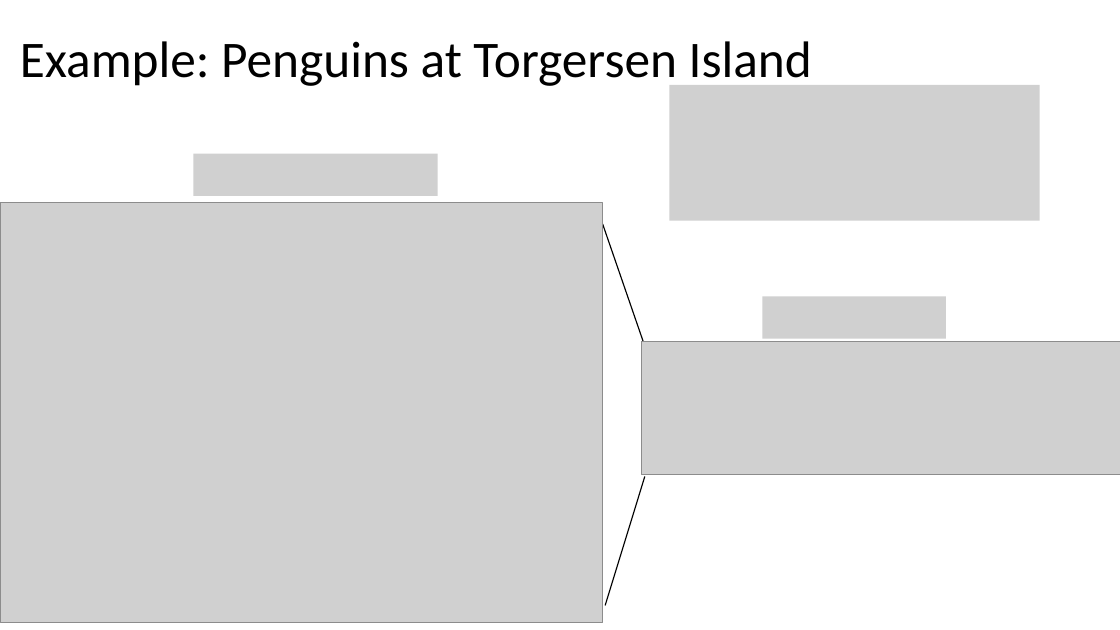
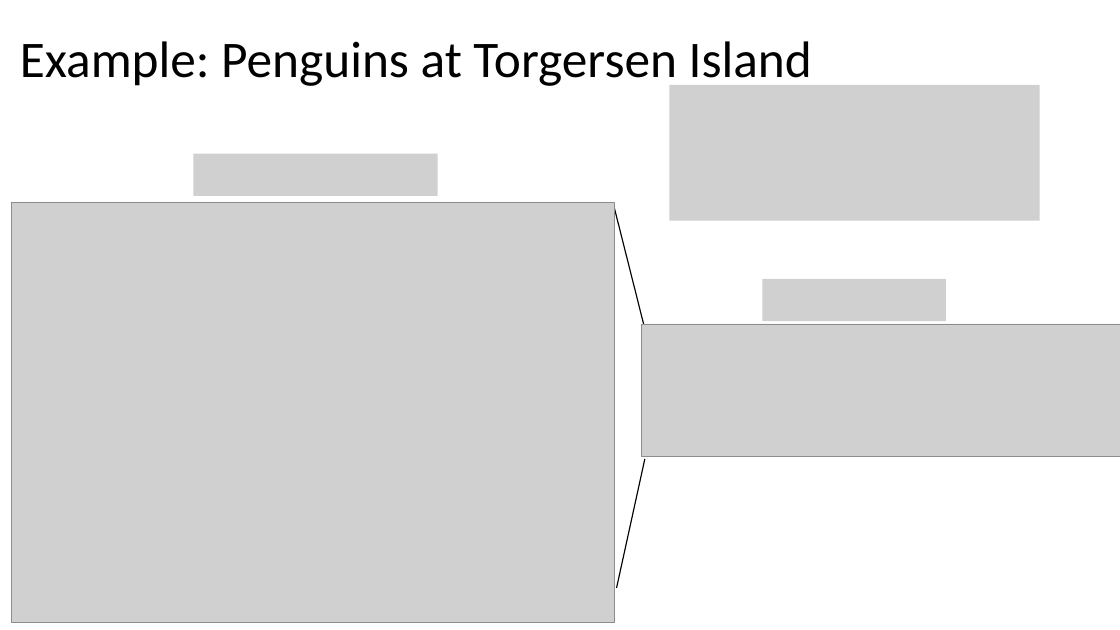
Before and after one commit to Jarred6068/Kvamme_UI_STAT251, a slide deck: slide 7 of docs/lecture_slides/Week 1/Week1_Lecture2_Slides_1_12_2024.pptx (slide 3 before the commit). Drawn at 1120x630 pixels with LibreOffice and Linux fonts; fonts in the diff are those of the drawing; grey boxes stand for pictures. Boxes give left, top, right and bottom in pixels: in the first picture for what was removed or moved away, otherwise in the second. Text is boxed around its words. In the diff, an @@ line names an element or a change of style, - is before the commit and + after.

```diff
--- a/docs/lecture_slides/Week 1/Week1_Lecture2_Slides_1_12_2024.pptx
+++ b/docs/lecture_slides/Week 1/Week1_Lecture2_Slides_1_12_2024.pptx
@@ picture: place and size @@
-picture at [0, 203, 602, 623]
+picture at [12, 203, 614, 623]
@@ line moved from (602, 224) - (645, 346) to (614, 207) - (645, 329) @@
@@ picture: place and size @@
-picture at [763, 297, 946, 339]
+picture at [763, 279, 946, 321]
@@ picture: place and size @@
-picture at [642, 341, 1120, 474]
+picture at [642, 324, 1120, 457]
@@ line moved from (605, 606) - (645, 476) to (617, 588) - (645, 460) @@
```
Also in this commit, not shown: 1 other slide changed, 4 slides added, 25 other files.
